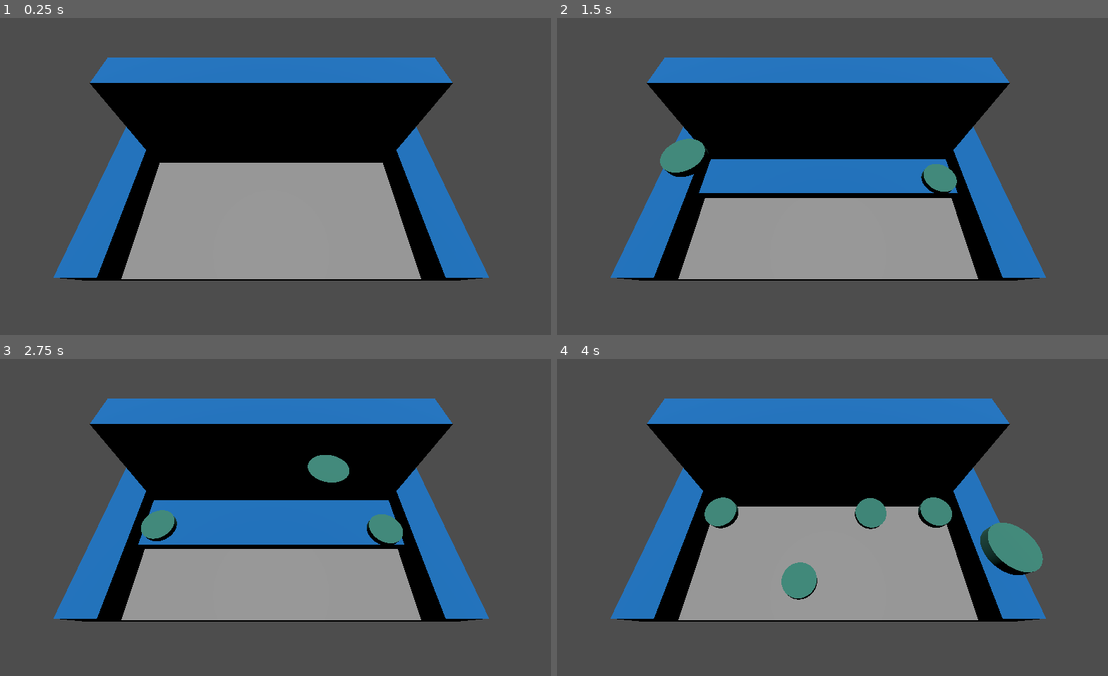
Above: before the commit, frames 1-4 (two rows, left to right).
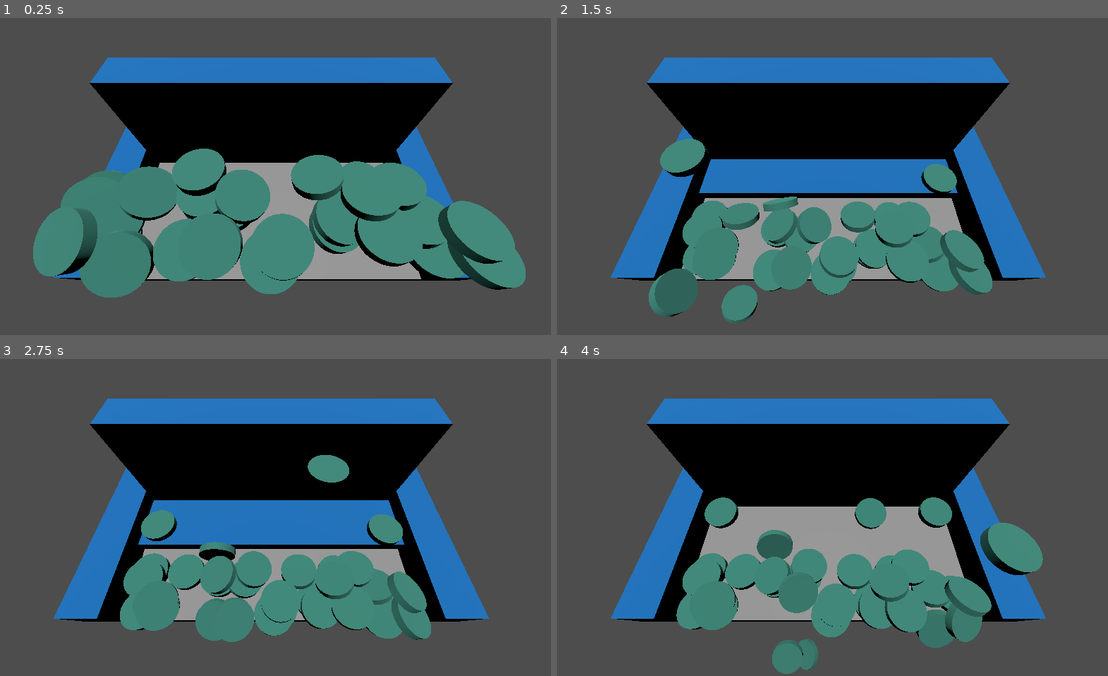
Above: after the commit, the same moments.

Repository: kennethbchen/Coin-Pusher-Game
Game: Godot game, scene res://Game.tscn
The game is run twice, just before and just after one commit, with the same random seed, the same clock (stepped at 60 frames per second) and the same inputs.
Inputs (mouse positions are in pixels of both pictures, inside the frame that each line leads up to):
- Up to frame 1 (0.25 s): no input
- Up to frame 2 (1.5 s): move the mouse to (953, 160) at 0.52 s; press the mouse at (953, 160) at 0.53 s; move the mouse to (716, 192) at 1.27 s; release the mouse at (716, 192) at 1.28 s; click (716, 192) at 1.35 s
- Up to frame 3 (2.75 s): move the mouse to (325, 447) at 2.02 s; press the mouse at (325, 447) at 2.03 s
- Up to frame 4 (4 s): move the mouse to (799, 580) at 2.77 s; release the mouse at (799, 580) at 2.78 s; click (799, 580) at 2.85 s; move the mouse to (997, 565) at 3.52 s; press the mouse at (997, 565) at 3.53 s

The runs differ from the first frame. In frame 1, 26% of the frame differs, in the area x 6-96%, y 41-89%; in frame 2, 13%; in frame 3, 12%; in frame 4, 11%.

Commit message:
Implemented BoxArea

Diff:
--- a/Game.tscn
+++ b/Game.tscn
@@ -1,10 +1,14 @@
-[gd_scene load_steps=14 format=3 uid="uid://b8h2tirg5la1b"]
+[gd_scene load_steps=16 format=3 uid="uid://cw4metkrk77oe"]
 
 [ext_resource type="PackedScene" uid="uid://dco6gh876g323" path="res://Scenes/Token.tscn" id="1_flwpa"]
 [ext_resource type="Script" path="res://Scripts/Game.gd" id="1_ppn4k"]
+[ext_resource type="Script" path="res://Scripts/BoxArea.gd" id="3_ly35t"]
 [ext_resource type="Script" path="res://Scripts/Pusher.gd" id="3_usv3y"]
 [ext_resource type="Material" uid="uid://hu2ca8426jj6" path="res://Materials/TestMat2.tres" id="4_blkp5"]
 [ext_resource type="PackedScene" uid="uid://b2uf3gdkkx4wt" path="res://Scenes/Bounding Wall.tscn" id="5_i7ahu"]
+
+[sub_resource type="BoxShape3D" id="BoxShape3D_ss8l5"]
+size = Vector3(7.35031, 0.130174, 1.58917)
 
 [sub_resource type="PhysicsMaterial" id="PhysicsMaterial_v5i0y"]
 rough = true
@@ -30,7 +34,12 @@
 
 [node name="Game" type="Node3D"]
 script = ExtResource("1_ppn4k")
-token = ExtResource("1_flwpa")
+token_scene = ExtResource("1_flwpa")
+
+[node name="SpawnArea" type="CollisionShape3D" parent="."]
+transform = Transform3D(1, 0, 0, 0, 1, 0, 0, 0, 1, 0, 2.90271, -2.1265)
+shape = SubResource("BoxShape3D_ss8l5")
+script = ExtResource("3_ly35t")
 
 [node name="Env" type="Node" parent="."]
 
--- /dev/null
+++ b/Scripts/BoxArea.gd
@@ -0,0 +1,17 @@
+class_name BoxArea
+
+extends CollisionShape3D
+
+@onready var box: = shape as BoxShape3D
+
+func _ready():
+	assert(box is BoxShape3D)
+
+
+func get_random_point() -> Vector3:
+
+	var x = randf_range(position.x - (box.size.x / 2), position.x + (box.size.x / 2))
+	var y = randf_range(position.y - (box.size.y / 2), position.y + (box.size.y / 2))
+	var z = randf_range(position.z - (box.size.z / 2), position.z + (box.size.z / 2))
+
+	return Vector3(x, y, z)
--- a/Scripts/Game.gd
+++ b/Scripts/Game.gd
@@ -1,14 +1,24 @@
 extends Node3D
 
-@export var token: PackedScene
+@export var token_scene: PackedScene
 
 @onready var camera = $Env/Camera3D
 @onready var token_parent = $Tokens
 var cast_from = null
 var cast_to = null
 
+# --- Temp Stuff ----
+
+@onready var spawn_area: = $SpawnArea as BoxArea
+
 # Called when the node enters the scene tree for the first time.
 func _ready():
+
+
+	for i in range(0, 30):
+		var token = _create_token()
+		token.position = spawn_area.get_random_point()
+
 	pass # Replace with function body.
 
 func _unhandled_input(event):
@@ -28,12 +38,16 @@
 		if result:
 			print("hit at ", result.position)
 
-			var obj = token.instantiate()
-			token_parent.add_child(obj)
-			obj.position = result.position + Vector3(0, 2, 0)
+			var token = _create_token()
+			token.position = result.position + Vector3(0, 2, 0)
 
 		cast_from = null
 		cast_to = null
+
+func _create_token():
+	var token = token_scene.instantiate()
+	token_parent.add_child(token)
+	return token
 
 func _on_body_fell(body: Node3D):
 	print(body)
